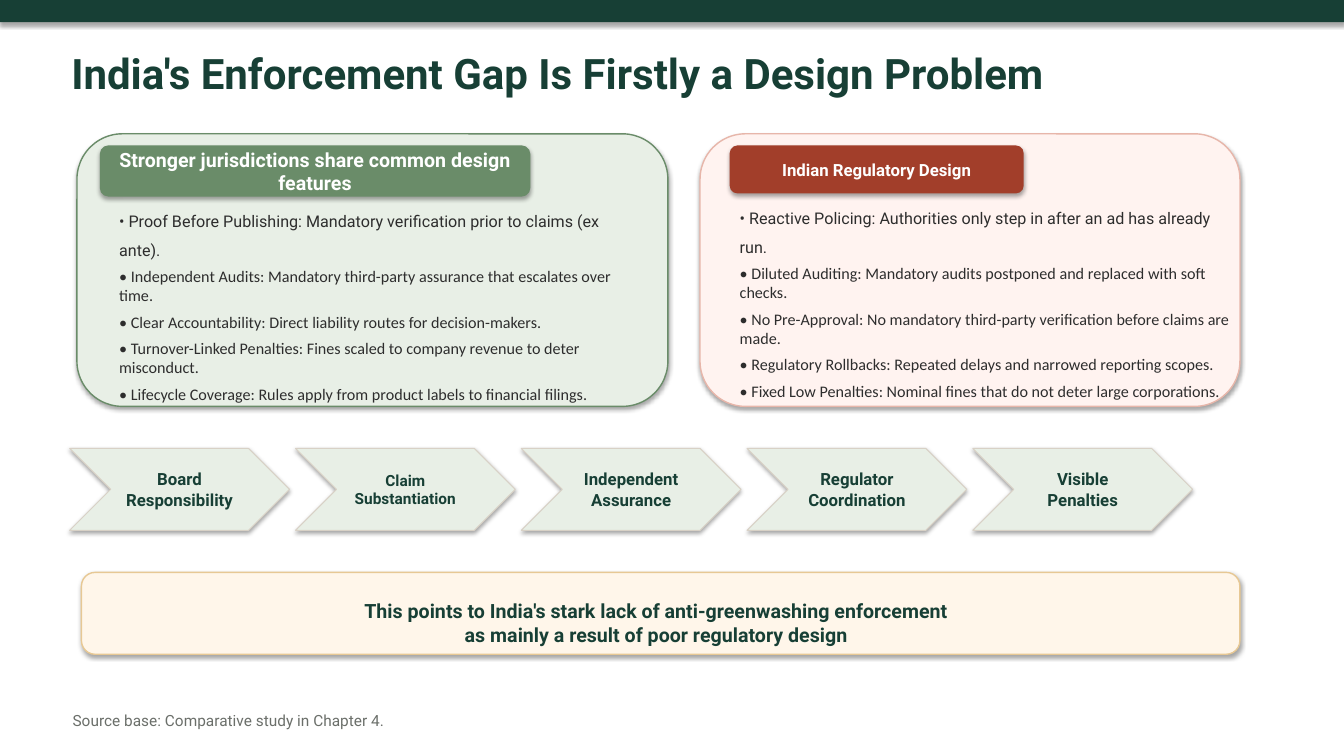
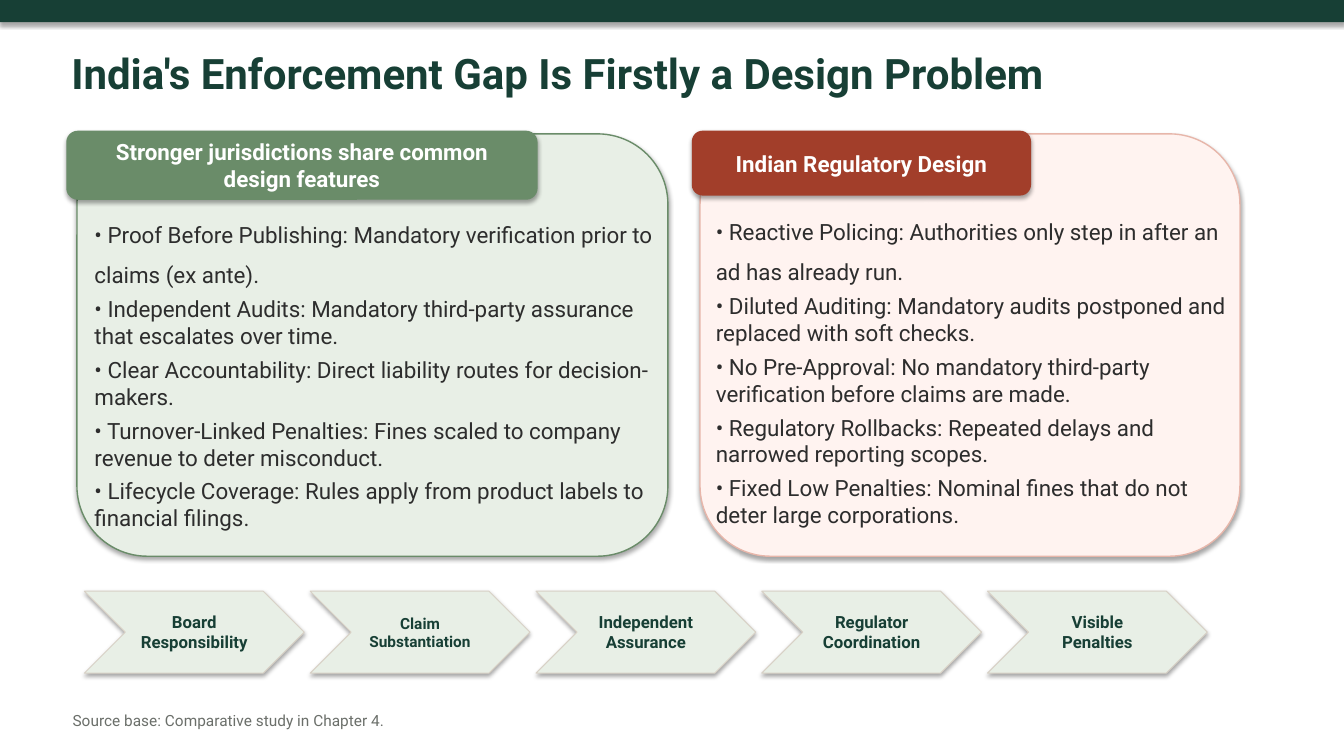
Before and after one commit to atul516/Final-VIva, a slide deck: slide 18 of Thesis Defence Presentation Final.pptx (slide 16 before the commit). Drawn at 1344x756 pixels with LibreOffice and Linux fonts; fonts in the diff are those of the drawing. Boxes give left, top, right and bottom in pixels: in the first picture for what was removed or moved away, otherwise in the second. Text is boxed around its words. In the diff, an @@ line names an element or a change of style, - is before the commit and + after.

Commit message:
docs: update thesis presentation slides and create comprehensive thesis text document

```diff
--- a/Thesis Defence Presentation Final.pptx
+++ b/Thesis Defence Presentation Final.pptx
@@ rounded rectangle "Stronger jurisdictions share common design ...": place and size @@
-rounded rectangle "Stronger jurisdictions share common design ..." at <box>100,145,530,197</box>
+rounded rectangle "Stronger jurisdictions share common design ..." at <box>67,131,538,201</box>
@@ rounded rectangle "Stronger jurisdictions share common design ..." at <box>67,131,538,201</box>: size 14 to 16 pt @@
@@ rounded rectangle: place and size @@
-rounded rectangle at <box>77,134,667,406</box>
+rounded rectangle at <box>77,134,667,557</box>
@@ rounded rectangle "Indian Regulatory Design": place and size @@
-rounded rectangle "Indian Regulatory Design" at <box>730,145,1024,194</box>
+rounded rectangle "Indian Regulatory Design" at <box>692,131,1031,196</box>
@@ rounded rectangle "Indian Regulatory Design" at <box>692,131,1031,196</box>: size 12 to 16 pt @@
@@ rounded rectangle: place and size @@
-rounded rectangle at <box>700,134,1240,406</box>
+rounded rectangle at <box>700,134,1240,557</box>
@@ text "• Proof Before Publishing: Mandatory ...": place and size @@
-text "• Proof Before Publishing: Mandatory ..." at <box>119,214,610,403</box>
+text "• Proof Before Publishing: Mandatory ..." at <box>94,226,652,532</box>
@@ text "• Proof Before Publishing: Mandatory ..." at <box>94,226,652,532</box>: size 11.5 to 16 pt; font Calibri to Roboto in "• Independent Audits: Mandatory third-party assurance that ...", "• Clear Accountability: Direct liability routes for ...", "• Turnover-Linked Penalties: Fines scaled to company ...", "• Lifecycle Coverage: Rules apply from product ..." @@
@@ text "• Reactive Policing: Authorities only ...": place and size @@
-text "• Reactive Policing: Authorities only ..." at <box>740,211,1229,402</box>
+text "• Reactive Policing: Authorities only ..." at <box>716,223,1225,528</box>
@@ text "• Reactive Policing: Authorities only ..." at <box>716,223,1225,528</box>: size 11.5 to 16 pt; font Calibri to Roboto in "• Diluted Auditing: Mandatory audits postponed and ...", "• No Pre-Approval: No mandatory third-party verification ...", "• Regulatory Rollbacks: Repeated delays and narrowed ...", "• Fixed Low Penalties: Nominal fines that ..." @@
@@ rounded rectangle removed at <box>82,573,1240,654</box> @@
@@ 5 chevrons: place and size @@
-5 chevrons at <box>70,449,1193,530</box>
+5 chevrons at <box>85,592,1208,674</box>
@@ text removed at <box>364,603,947,646</box> @@
-This points to India's stark lack of anti-greenwashing enforcement
-as mainly a result of poor regulatory design
```
Also in this commit, not shown: 15 other slides changed, 1 other file.
